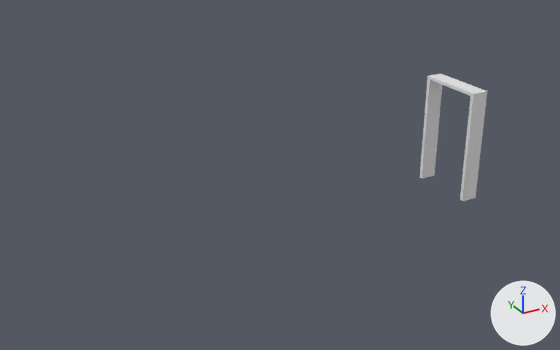
Renders of the FBX model Assets/Objects/Tiles with function/obj_doorframe.fbx from each side of a commit.
Rendered twice from a 50 mm camera at (-7.98, -8.84, 5.28) aimed at (-3.05, 0.12, 0.8). Every picture has the same lights, and +X, +Y and +Z are marked at lower right. Where no turn or scale is listed for an object, it has been applied to the vertices.

The older version as bpy lines, for what is in view:
```python
me_plane_002 = bpy.data.meshes.new('Plane.002')
me_plane_002.from_pydata(...)  # 24 vertices, 20 faces; spans x -0.13..0.13, y -0.54..0.54, z -0.02..1.75
me_plane_002.materials.append(mat_mat_labor)  # its picture is missing
ob_obj_doorframe = bpy.data.objects.new('obj_doorframe', me_plane_002)
ob_obj_doorframe.location = (0.0, 0.0, 0.0)
```
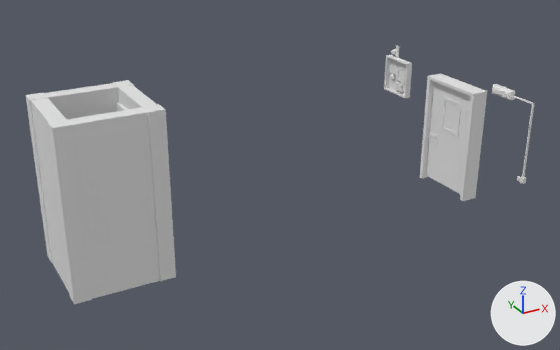
Changed parts and their boxes (x1, y1, x2, y2) in the pictures (560 x 350 px):
```json
{"object": "obj_elevator", "change": "added", "after": [25, 80, 176, 304]}
{"object": "obj_door", "change": "added", "after": [427, 82, 471, 194]}
{"object": "obj_powerFuseBox ", "change": "added", "after": [384, 46, 412, 98]}
{"object": "obj_doorLight", "change": "added", "after": [492, 84, 535, 184]}
```

Edits to the scene script, one JSON object a line:
```json
{"op": "add", "block": "me_plane_088", "code": ["me_plane_088 = bpy.data.meshes.new('Plane.088')", "me_plane_088.from_pydata(...)  # 301 vertices, 226 faces; spans x -0.73..0.79, y -0.75..0.75, z -0.5..2.02", "me_plane_088.materials.append(mat_mat_labor)  # its picture is missing"]}
{"op": "add", "block": "me_cube_001", "code": ["me_cube_001 = bpy.data.meshes.new('Cube.001')", "me_cube_001.from_pydata(...)  # 104 vertices, 77 faces; spans x -0.009..0.089, y -0.624..0.191, z -1.164..0.089", "me_cube_001.materials.append(mat_mat_labor)  # its picture is missing"]}
{"op": "add", "block": "me_plane_028", "code": ["me_plane_028 = bpy.data.meshes.new('Plane.028')", "me_plane_028.from_pydata(...)  # 120 vertices, 101 faces; spans x -0.06..0.07, y 0.0..0.94, z -0.83..0.83", "me_plane_028.materials.append(mat_mat_labor)  # its picture is missing"]}
{"op": "add", "block": "me_plane_053", "code": ["me_plane_053 = bpy.data.meshes.new('Plane.053')", "me_plane_053.from_pydata(...)  # 396 vertices, 295 faces; spans x -0.2..-0.093, y -0.3..0.3, z 1.2..2.0", "me_plane_053.materials.append(mat_mat_labor)  # its picture is missing"]}
{"op": "add", "block": "ob_obj_elevator", "code": ["ob_obj_elevator = bpy.data.objects.new('obj_elevator', me_plane_088)", "ob_obj_elevator.location = (-5.4, 1.0, 0.0)"]}
{"op": "add", "block": "ob_obj_doorlight", "code": ["ob_obj_doorlight = bpy.data.objects.new('obj_doorLight', me_cube_001)", "ob_obj_doorlight.location = (-0.059, -1.0, 1.86)"]}
{"op": "add", "block": "ob_obj_door", "code": ["ob_obj_door = bpy.data.objects.new('obj_door', me_plane_028)", "ob_obj_door.location = (-0.013, -0.47, 0.855)"]}
{"op": "add", "block": "ob_obj_powerfusebox", "code": ["ob_obj_powerfusebox = bpy.data.objects.new('obj_powerFuseBox ', me_plane_053)", "ob_obj_powerfusebox.location = (0.104, 1.42, 0.0)"]}
```
